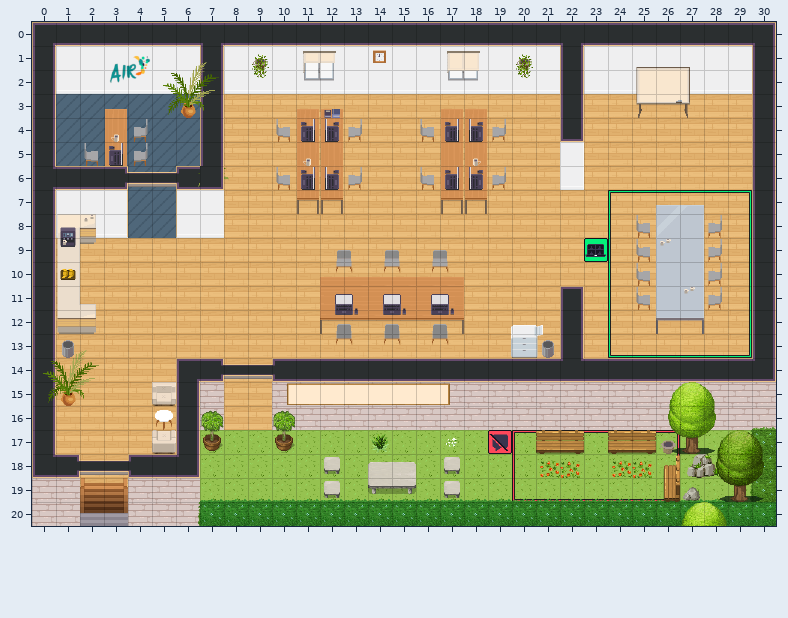
Two states of a Tiled map (JSON), office-relfid.tmj. This is how it looked before the edit.
Cells are 32x32 px. Shown: x 0..30, y 0..20.
The same view after the edit:
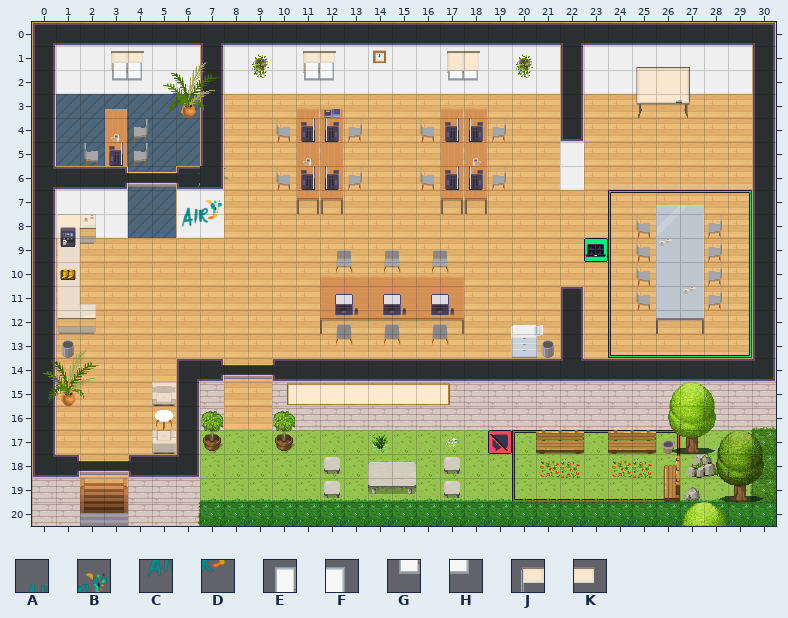
Key: from "Chunk 1": A 52, B 53, C 56, D 57, E 82, F 83, G 90, H 91, J 147, K 148.
_ is an empty cell.
What changed:
Layer "walls/walls2":
Tile A is added in row 7 at x 6.
Tile B is added in row 7 at x 7.
Tile C is added in row 8 at x 6.
Tile D is added in row 8 at x 7.
The edit erases tile A in row 1 at x 3.
The edit erases tile B in row 1 at x 4.
The edit erases tile C in row 2 at x 3.
The edit erases tile D in row 2 at x 4.
Layer "furniture/furniture2":
Tile E is added in row 1 at x 3.
Tile F is added in row 1 at x 4.
Tile G is added in row 2 at x 3.
Tile H is added in row 2 at x 4.
Layer "furniture/furniture3":
Tile J is added in row 1 at x 3.
Tile K is added in row 1 at x 4.
